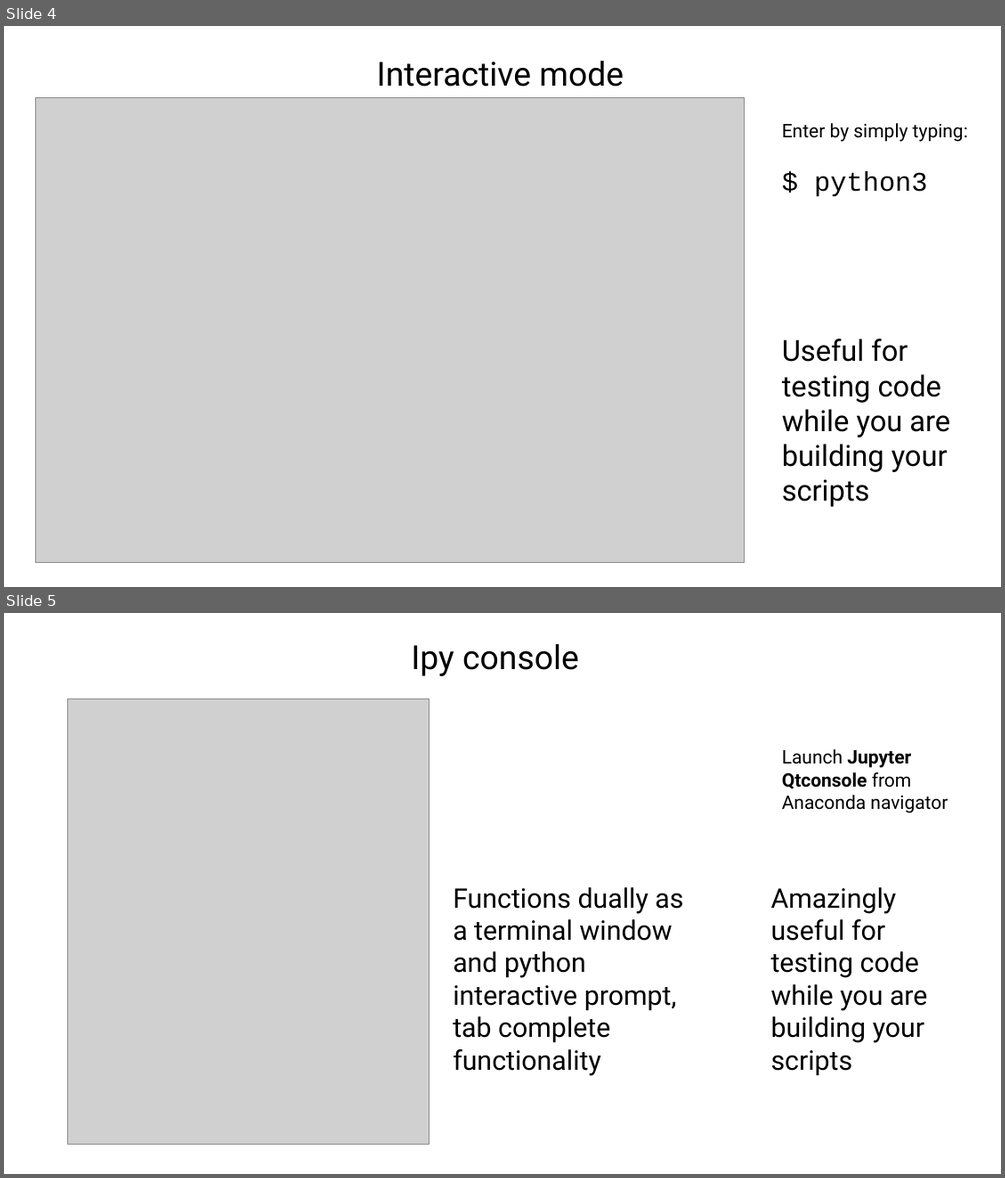
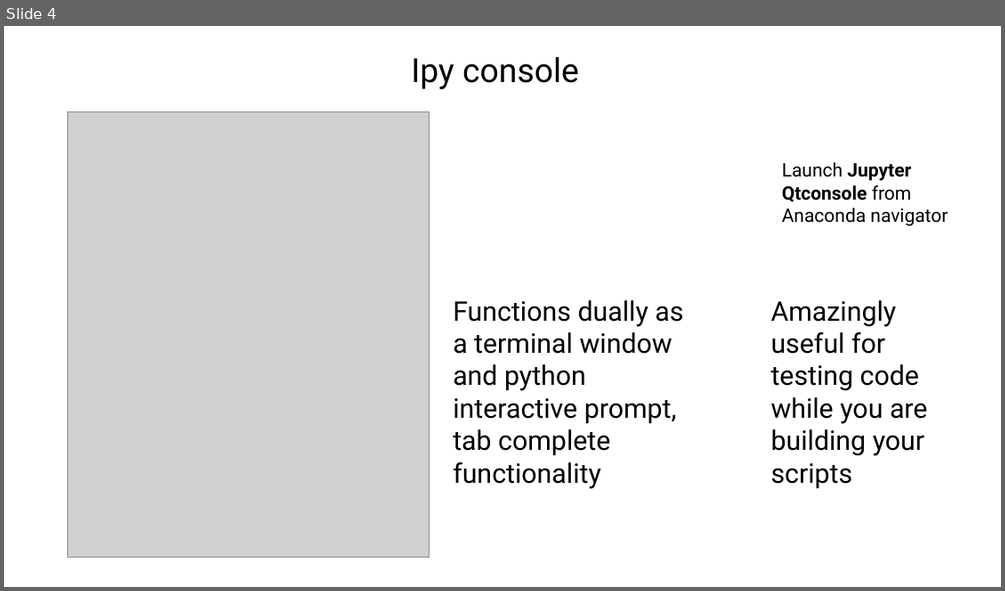
Before and after one commit to tparchman/F25_BIOL792, a slide deck: week6_pythonI/week6_python.pptx. Shown one above the other, each under a label of ours: slides 4 and 5 before the commit, slide 4 after it. The pictures are 1005x1178 and 1005x591 pixels, drawn with LibreOffice and Linux fonts; fonts in the diff are those of the drawing; grey boxes stand for pictures. Boxes give left, top, right and bottom in pixels: in the first picture for what was removed or moved away, otherwise in the second. Text is boxed around its words. In the diff, an @@ line names an element or a change of style, - is before the commit and + after.

```diff
--- a/week6_pythonI/week6_python.pptx
+++ b/week6_pythonI/week6_python.pptx
@@ slide 4 removed at (x1=4, y1=26, x2=1001, y2=587), background #FFFFFF @@
@@ text removed at (x1=377, y1=61, x2=623, y2=87) @@
-Interactive mode
@@ picture removed at (x1=35, y1=98, x2=744, y2=562) @@
@@ text removed at (x1=782, y1=123, x2=968, y2=197) @@
-Enter by simply typing:
-$ python3
@@ text removed at (x1=782, y1=338, x2=950, y2=507) @@
-Useful for testing code while you are building your scripts
@@ what was slide 5 is now slide 4 @@
```
Also in this commit, not shown: 1 slide changed, 2 other files.
